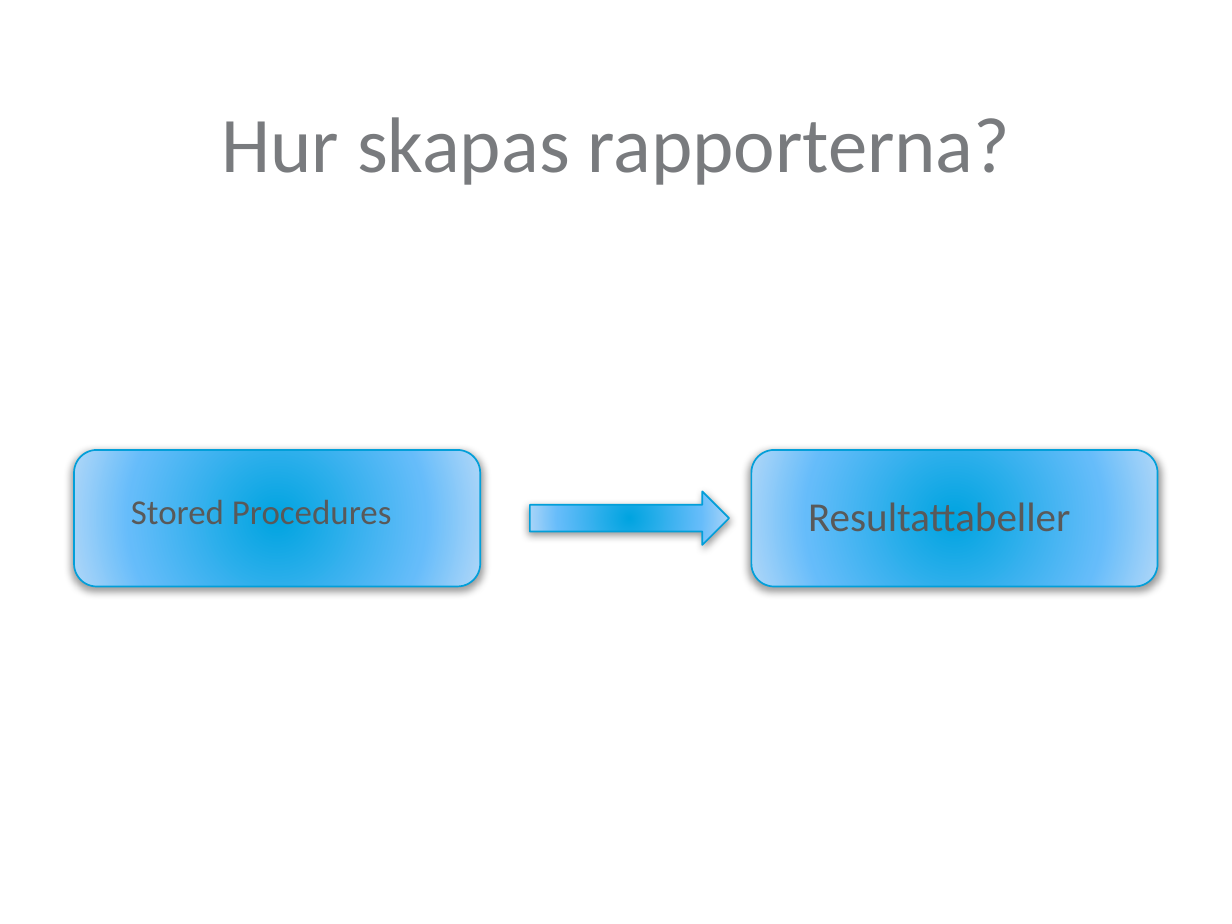
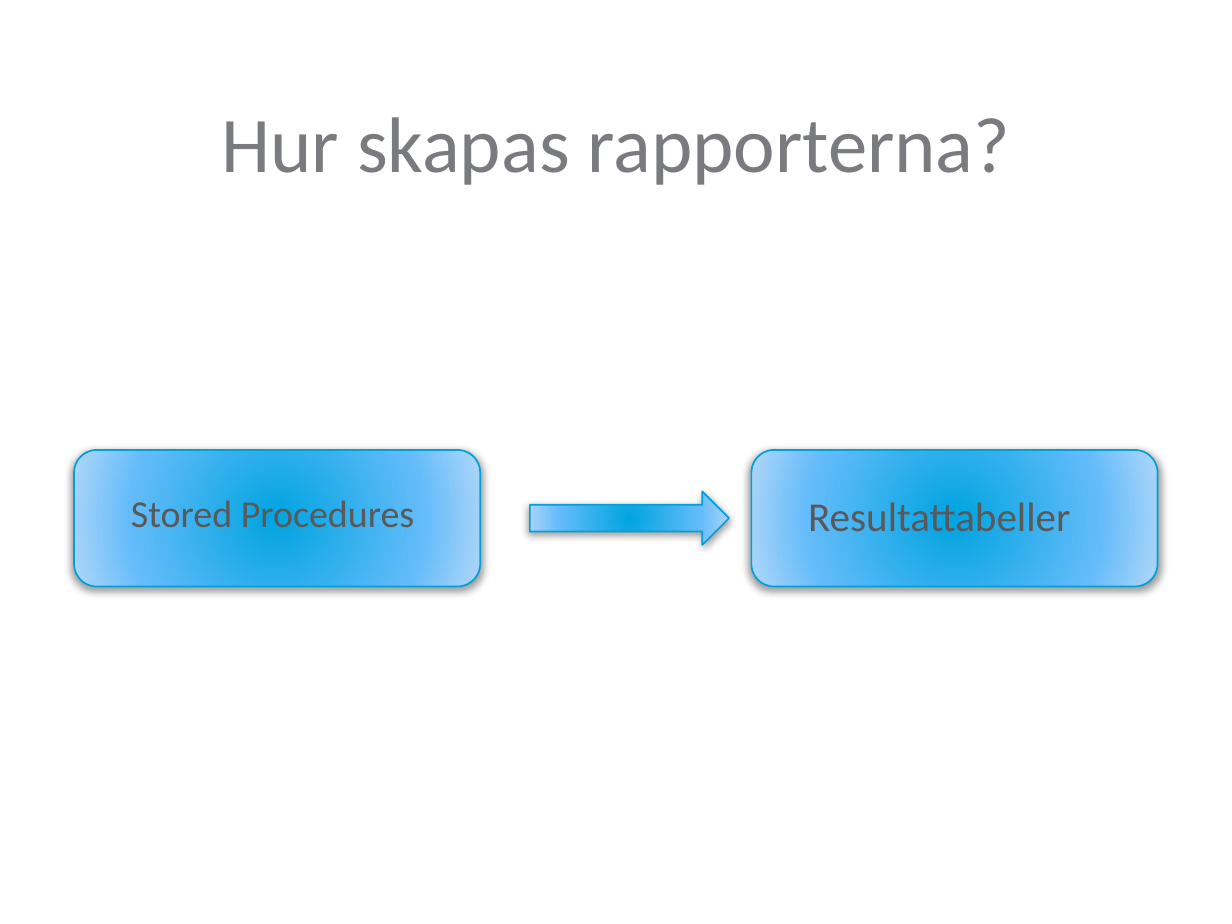
Before and after one commit to Maxenboy/Master-Thesis, a slide deck: slide 11 of Presentation/PresentationLTH.pptx. Drawn at 1232x924 pixels with LibreOffice and Linux fonts; fonts in the diff are those of the drawing; background and template pictures are left out. Boxes give left, top, right and bottom in pixels: in the first picture for what was removed or moved away, otherwise in the second. Text is boxed around its words. In the diff, an @@ line names an element or a change of style, - is before the commit and + after.

```diff
--- a/Presentation/PresentationLTH.pptx
+++ b/Presentation/PresentationLTH.pptx
@@ text "Stored Procedures" at (131,495,414,536): size 20.4 to 22.2 pt @@
```
Also in this commit, not shown: 2 other slides changed, 1 other file.
